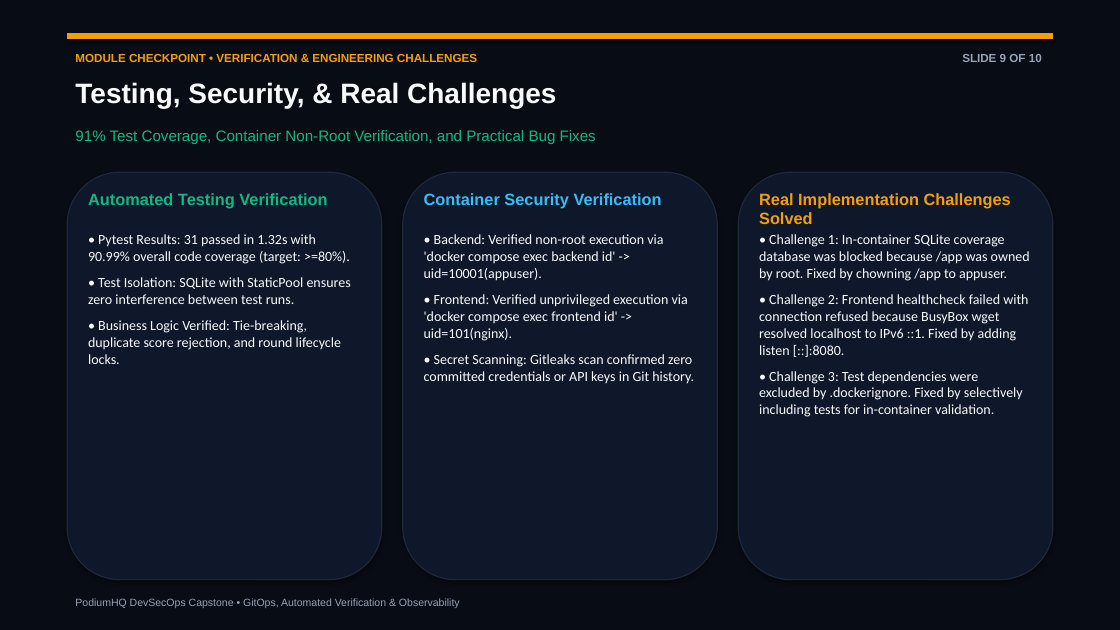
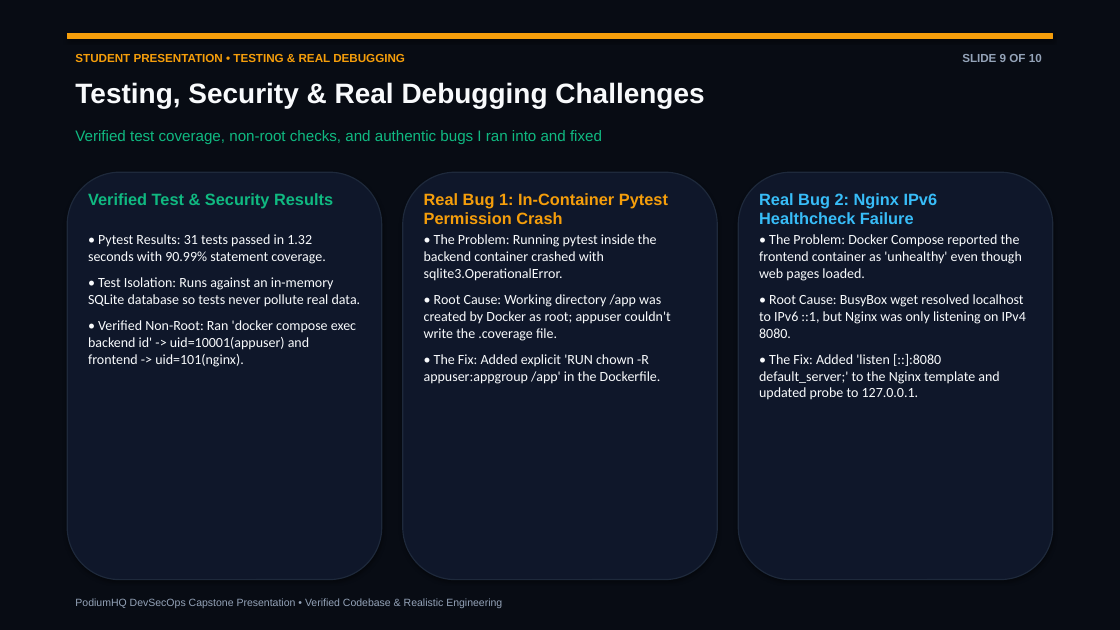
Before and after one commit to nandakishore-dasari/podiumHQ, a slide deck: slide 9 of demo/presentation.pptx. Drawn at 1120x630 pixels with LibreOffice and Linux fonts; fonts in the diff are those of the drawing. Boxes give left, top, right and bottom in pixels: in the first picture for what was removed or moved away, otherwise in the second. Text is boxed around its words. In the diff, an @@ line names an element or a change of style, - is before the commit and + after.

Commit message:
docs(presentation): personalize slides with student credentials (D.N.Nanda kishore, Roll: 10024, Batch: A) [skip ci]

```diff
--- a/demo/presentation.pptx
+++ b/demo/presentation.pptx
@@ text at box(75, 54, 405, 62): text changed @@
-MODULE CHECKPOINT • VERIFICATION & ENGINEERING CHALLENGES
+STUDENT PRESENTATION • TESTING & REAL DEBUGGING
@@ text at box(75, 82, 704, 108): text changed @@
-Testing, Security, & Real Challenges
+Testing, Security & Real Debugging Challenges
@@ text at box(75, 130, 602, 144): text changed @@
-91% Test Coverage, Container Non-Root Verification, and Practical Bug Fixes
+Verified test coverage, non-root checks, and authentic bugs I ran into and fixed
@@ text at box(88, 193, 333, 208): text changed @@
-Automated Testing Verification
+Verified Test & Security Results
@@ text at box(424, 193, 668, 224): text changed; text colour #38BDF8 to #F59E0B @@
-Container Security Verification
+Real Bug 1: In-Container Pytest Permission Crash
@@ text at box(759, 193, 938, 224): text changed; text colour #F59E0B to #38BDF8 @@
-Real Implementation Challenges Solved
+Real Bug 2: Nginx IPv6 Healthcheck Failure
@@ text at box(88, 234, 361, 367): text changed @@
-• Pytest Results: 31 passed in 1.32s with 90.99% overall code coverage (target: >=80%).
-• Test Isolation: SQLite with StaticPool ensures zero interference between test runs.
-• Business Logic Verified: Tie-breaking, duplicate score rejection, and round lifecycle locks.
+• Pytest Results: 31 tests passed in 1.32 seconds with 90.99% statement coverage.
+• Test Isolation: Runs against an in-memory SQLite database so tests never pollute real data.
+• Verified Non-Root: Ran 'docker compose exec backend id' -> uid=10001(appuser) and frontend -> uid=101(nginx).
@@ text at box(424, 234, 671, 384): text changed @@
-• Backend: Verified non-root execution via 'docker compose exec backend id' -> uid=10001(appuser).
-• Frontend: Verified unprivileged execution via 'docker compose exec frontend id' -> uid=101(nginx).
-• Secret Scanning: Gitleaks scan confirmed zero committed credentials or API keys in Git history.
+• The Problem: Running pytest inside the backend container crashed with sqlite3.OperationalError.
+• Root Cause: Working directory /app was created by Docker as root; appuser couldn't write the .coverage file.
+• The Fix: Added explicit 'RUN chown -R appuser:appgroup /app' in the Dockerfile.
@@ text at box(759, 234, 1026, 400): text changed @@
-• Challenge 1: In-container SQLite coverage database was blocked because /app was owned by root. Fixed by chowning /app to appuser.
-• Challenge 2: Frontend healthcheck failed with connection refused because BusyBox wget resolved localhost to IPv6 ::1. Fixed by adding listen [::]:8080.
-• Challenge 3: Test dependencies were excluded by .dockerignore. Fixed by selectively including tests for in-container validation.
+• The Problem: Docker Compose reported the frontend container as 'unhealthy' even though web pages loaded.
+• Root Cause: BusyBox wget resolved localhost to IPv6 ::1, but Nginx was only listening on IPv4 8080.
+• The Fix: Added 'listen [::]:8080 default_server;' to the Nginx template and updated probe to 127.0.0.1.
@@ text at box(75, 598, 502, 608): text changed @@
-PodiumHQ DevSecOps Capstone • GitOps, Automated Verification & Observability
+PodiumHQ DevSecOps Capstone Presentation • Verified Codebase & Realistic Engineering
```
Also in this commit, not shown: 9 other slides changed, 3 other files.
